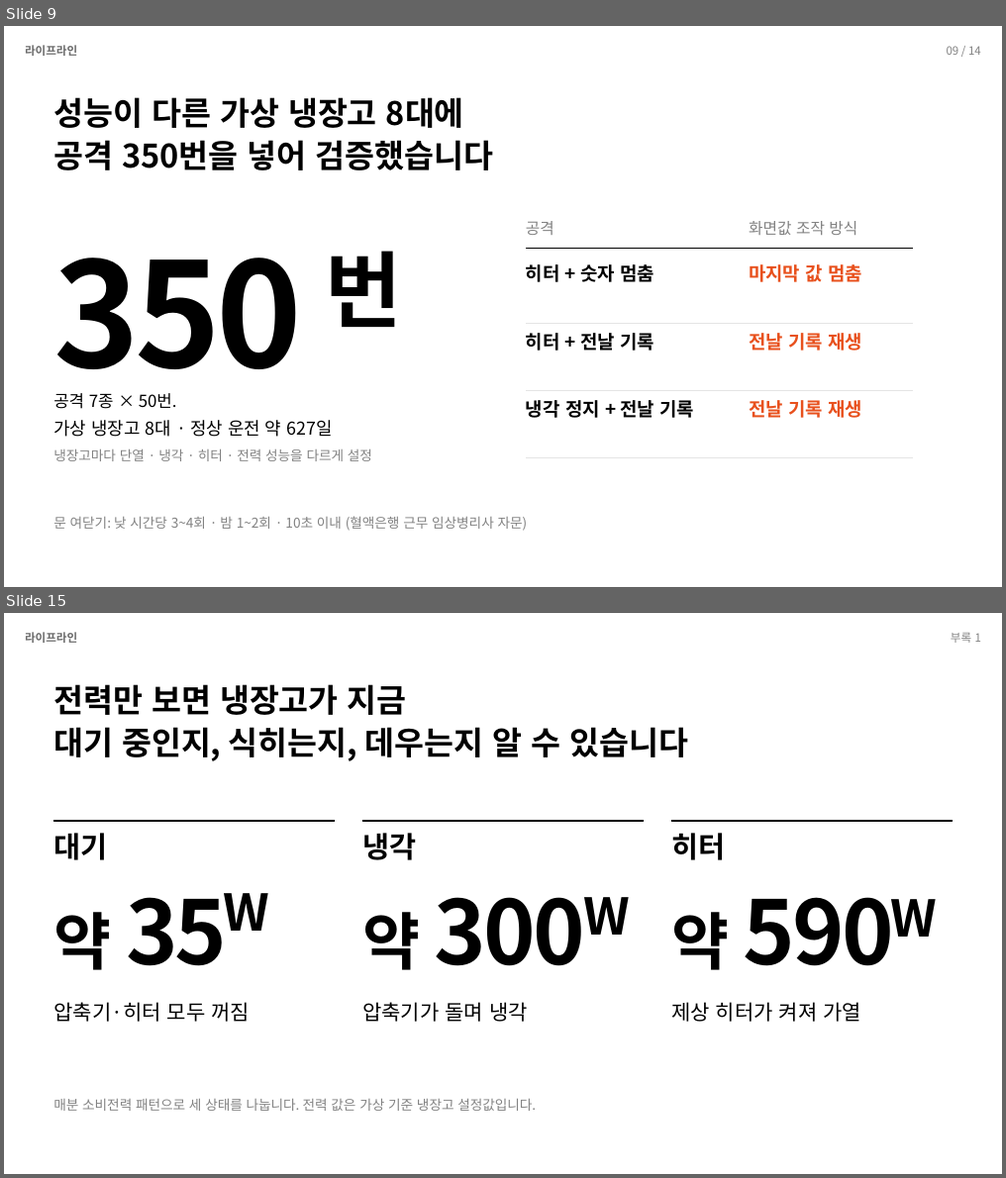
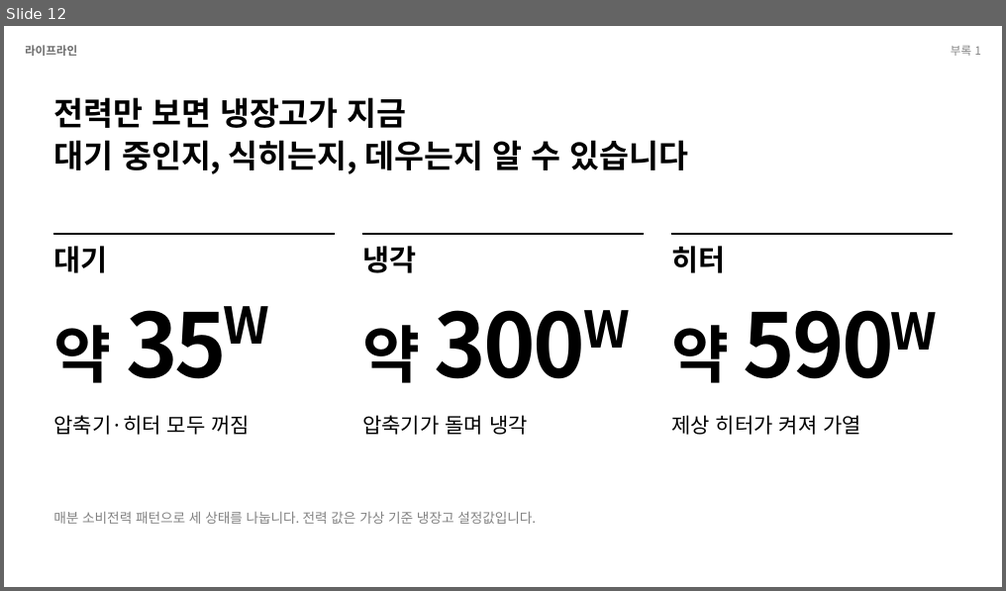
Before and after one commit to Jakpae/Blood-fridge-tamper-detection, a slide deck: docs/presentation/발표_라이프라인.pptx. Shown one above the other, each under a label of ours: slides 9 and 15 before the commit, slide 12 after it; the slides between them are not shown. The pictures are 1006x1178 and 1006x591 pixels, drawn with LibreOffice and Linux fonts; fonts in the diff are those of the drawing. Boxes give left, top, right and bottom in pixels: in the first picture for what was removed or moved away, otherwise in the second. Text is boxed around its words. In the diff, an @@ line names an element or a change of style, - is before the commit and + after.

```diff
--- a/docs/presentation/발표_라이프라인.pptx
+++ b/docs/presentation/발표_라이프라인.pptx
@@ slide 9 removed at bbox=[4, 26, 1002, 587], background #FFFFFF @@
@@ text removed at bbox=[25, 45, 77, 56] @@
-라이프라인
@@ text removed at bbox=[946, 46, 981, 55] @@
-09 / 14
@@ text removed at bbox=[54, 97, 494, 171] @@
-성능이 다른 가상 냉장고 8대에
-공격 350번을 넣어 검증했습니다
@@ text removed at bbox=[526, 221, 554, 235] @@
-공격
@@ text removed at bbox=[748, 221, 857, 235] @@
-화면값 조작 방식
@@ text removed at bbox=[54, 258, 301, 403] @@
-350
@@ text removed at bbox=[326, 251, 402, 327] @@
-번
@@ line removed from (526, 249) to (913, 249) @@
@@ text removed at bbox=[526, 265, 655, 282] @@
-히터 + 숫자 멈춤
@@ text removed at bbox=[748, 265, 862, 282] @@
-마지막 값 멈춤
@@ line removed from (526, 323) to (913, 323) @@
@@ text removed at bbox=[526, 333, 655, 351] @@
-히터 + 전날 기록
@@ text removed at bbox=[748, 333, 862, 351] @@
-전날 기록 재생
@@ text removed at bbox=[54, 393, 177, 409] @@
-공격 7종 × 50번.
@@ line removed from (526, 390) to (913, 390) @@
@@ text removed at bbox=[526, 400, 695, 418] @@
-냉각 정지 + 전날 기록
@@ text removed at bbox=[748, 400, 862, 418] @@
-전날 기록 재생
@@ text removed at bbox=[54, 420, 332, 437] @@
-가상 냉장고 8대 · 정상 운전 약 627일
@@ text removed at bbox=[54, 450, 372, 462] @@
-냉장고마다 단열 · 냉각 · 히터 · 전력 성능을 다르게 설정
@@ line removed from (526, 458) to (913, 458) @@
@@ text removed at bbox=[54, 516, 528, 531] @@
-문 여닫기: 낮 시간당 3~4회 · 밤 1~2회 · 10초 이내 (혈액은행 근무 임상병리사 자문)
@@ what was slide 15 is now slide 12 @@
```
Also in this commit, not shown: 10 slides changed, 1 slide added, 3 other slides removed, 1 other file.
